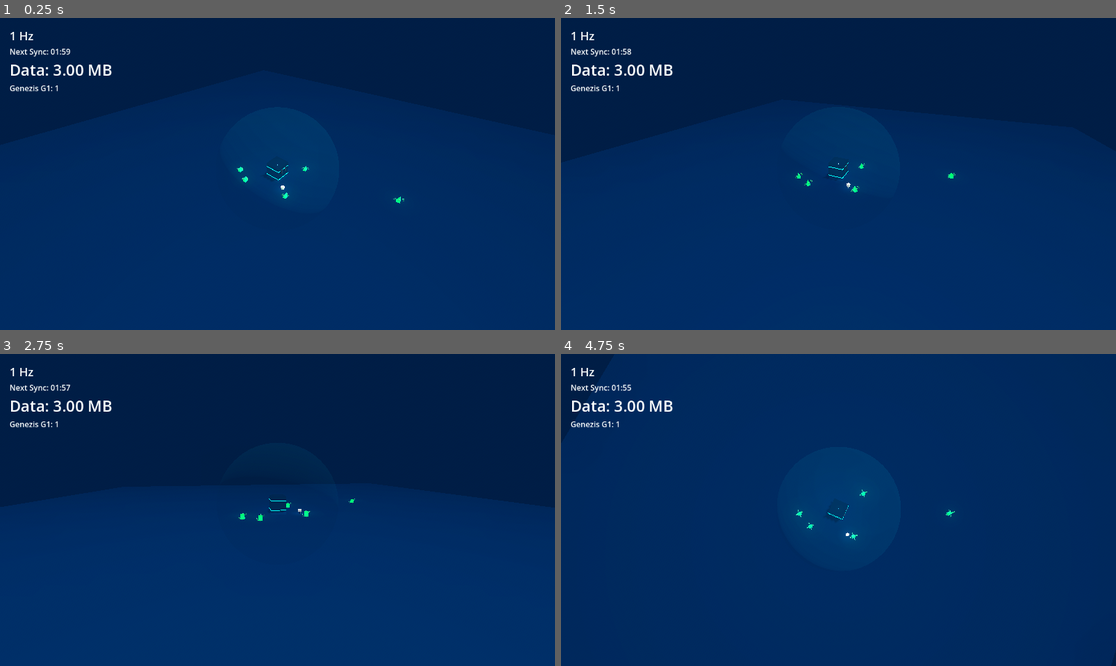
Above: before the commit, frames 1-4 (two rows, left to right).
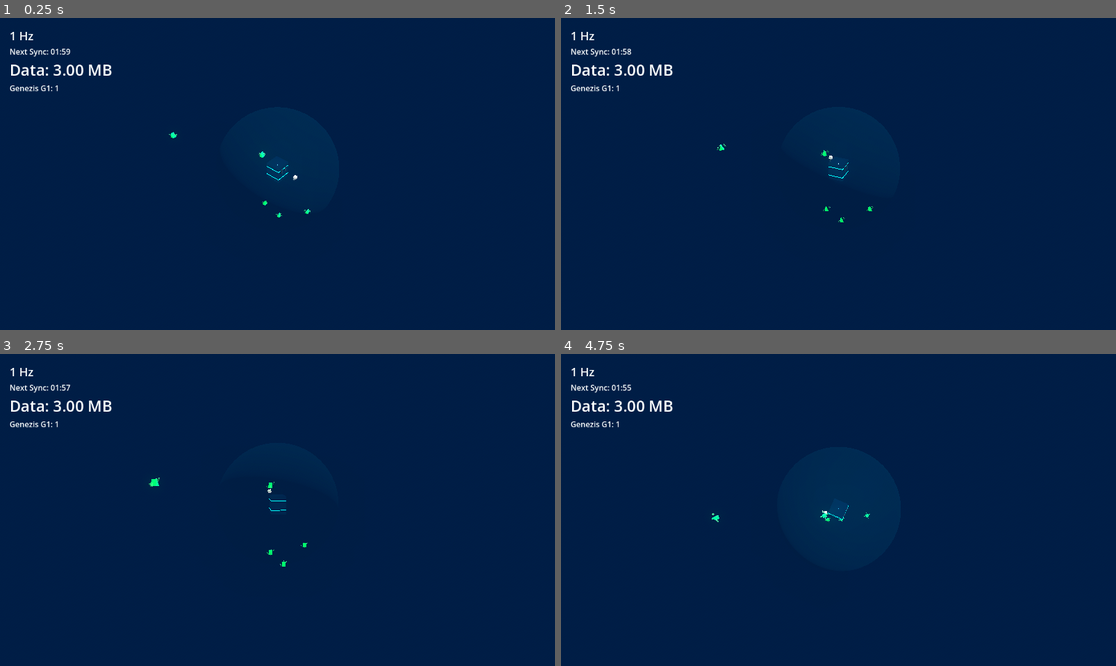
Above: after the commit, the same moments.

Repository: peterlavey/immanent
Game: Godot game, scene res://src/core/World.tscn
Two runs of this game, one before a commit and one after it. Both use one fixed random seed, a clock stepped at 60 frames per second and the inputs below.
Inputs (mouse positions are in pixels of both pictures, inside the frame that each line leads up to):
- Up to frame 1 (0.25 s): no input
- Up to frame 2 (1.5 s): move the mouse to (960, 158) at 0.52 s; click (960, 158) at 0.67 s; drag from (727, 189) to (810, 236) at 1.27 s
- Up to frame 3 (2.75 s): tap Enter at 2 s; move the mouse to (333, 441) at 2.02 s; click (333, 441) at 2.17 s
- Up to frame 4 (4.75 s): tap Space at 2.75 s; drag from (810, 572) to (672, 463) at 2.77 s; tap Enter at 3.5 s; move the mouse to (1005, 556) at 3.52 s; click (1005, 556) at 3.67 s; drag from (672, 463) to (755, 432) at 4.27 s

The runs differ from the first frame. In frame 1, 56% of the frame differs, in the area x 0-100%, y 33-100%; in frame 2, 54%; in frame 3, 51%; in frame 4, 63%, in the area x 12-88%, y 0-100%.

Commit message:
Add DefragmentationEffect and G2Projectile entities: Introduce enemy death visual effects, implement G2 projectile-based attacks, enhance environment with 3D pathfinding and space-like void

Diff:
--- a/src/core/Camera.gd
+++ b/src/core/Camera.gd
@@ -31,8 +31,8 @@
 		if event.button_mask & MOUSE_BUTTON_MASK_LEFT or event.button_mask & MOUSE_BUTTON_MASK_RIGHT or event.button_mask & MOUSE_BUTTON_MASK_MIDDLE:
 			rotation_angles.y -= event.relative.x * rotation_speed
 			rotation_angles.x -= event.relative.y * rotation_speed
-			# Clamp vertical rotation to avoid flipping or going underground
-			rotation_angles.x = clamp(rotation_angles.x, 0.2, PI/2 - 0.1)
+			# Clamp vertical rotation to avoid being exactly at poles where look_at(Vector3.UP) fails
+			rotation_angles.x = clamp(rotation_angles.x, -PI/2 + 0.1, PI/2 - 0.1)
 			_update_camera_position()
 
 func zoom(amount: float) -> void:
--- a/src/core/World.tscn
+++ b/src/core/World.tscn
@@ -69,9 +69,4 @@
 [node name="Core" parent="." instance=ExtResource("9_core_scene")]
 transform = Transform3D(1, 0, 0, 0, 1, 0, 0, 0, 1, 0, 1, 0)
 
-[node name="FloorGrid" type="CSGBox3D" parent="."]
-transform = Transform3D(1, 0, 0, 0, 1, 0, 0, 0, 1, 0, -0.5, 0)
-size = Vector3(100, 1, 100)
-material = SubResource("StandardMaterial3D_Grid")
-
 [node name="HUD" parent="." instance=ExtResource("10_hud_scene")]
--- a/src/core/WorldManager.gd
+++ b/src/core/WorldManager.gd
@@ -70,8 +70,14 @@
 
 	# Spawn at edge of FOV or random distance
 	var angle = randf() * TAU
+	var elevation = randf_range(-PI/4, PI/4) # Spread vertically
 	var distance = spawn_radius * 1.5 # Spawn outside initial view
-	enemy.global_position = Vector3(cos(angle) * distance, 2, sin(angle) * distance)
+
+	enemy.global_position = Vector3(
+		cos(angle) * cos(elevation) * distance,
+		sin(elevation) * distance,
+		sin(angle) * cos(elevation) * distance
+	)
 
 func spawn_extra_genezis_g1() -> void:
 	_spawn_genezis_g1()
@@ -149,14 +155,27 @@
 			spot.max_bytes = 1048576 # 1 MB instead of 1 KB
 			spot.scale = Vector3(1.2, 1.2, 1.2)
 
-	# Random position within range [min_dist, max_dist]
+	# Random position within range [min_dist, max_dist] in 3D
 	var angle = randf() * TAU
+	var elevation = randf_range(-PI/2, PI/2)
 	var distance = randf_range(min_dist, max_dist)
-	spot.global_position = Vector3(cos(angle) * distance, 0, sin(angle) * distance)
+	spot.global_position = Vector3(
+		cos(angle) * cos(elevation) * distance,
+		sin(elevation) * distance,
+		sin(angle) * cos(elevation) * distance
+	)
 
 func _spawn_genezis_g1() -> void:
 	if not genezis_g1_scene: return
 	var genezis = genezis_g1_scene.instantiate()
 	add_child(genezis)
-	genezis.global_position = Vector3(2, 0, 2)
+	# Random initial position in space
+	var angle = randf() * TAU
+	var elevation = randf_range(-PI/4, PI/4)
+	var distance = 5.0
+	genezis.global_position = Vector3(
+		cos(angle) * cos(elevation) * distance,
+		sin(elevation) * distance,
+		sin(angle) * cos(elevation) * distance
+	)
 	genezis_spawned.emit(genezis)
--- /dev/null
+++ b/src/entities/DefragmentationEffect.gd
@@ -0,0 +1,7 @@
+extends GPUParticles3D
+
+func _ready() -> void:
+	emitting = true
+	# Wait for lifetime + some buffer before cleaning up
+	var timer = get_tree().create_timer(lifetime + 0.5)
+	timer.timeout.connect(queue_free)
--- /dev/null
+++ b/src/entities/DefragmentationEffect.tscn
@@ -0,0 +1,41 @@
+[gd_scene load_steps=7 format=3]
+
+[ext_resource type="Script" path="res://src/entities/DefragmentationEffect.gd" id="1_script"]
+
+[sub_resource type="Curve" id="Curve_1"]
+_data = [Vector2(0, 1), 0.0, 0.0, 0, 0, Vector2(1, 0), -2.0, 0.0, 0, 0]
+point_count = 2
+
+[sub_resource type="CurveTexture" id="CurveTexture_1"]
+curve = SubResource("Curve_1")
+
+[sub_resource type="ParticleProcessMaterial" id="ParticleProcessMaterial_1"]
+direction = Vector3(0, 1, 0)
+spread = 180.0
+initial_velocity_min = 3.0
+initial_velocity_max = 6.0
+gravity = Vector3(0, -2, 0)
+scale_min = 0.2
+scale_max = 0.4
+scale_curve = SubResource("CurveTexture_1")
+color = Color(1, 0.2, 0.2, 1)
+
+[sub_resource type="StandardMaterial3D" id="StandardMaterial3D_1"]
+albedo_color = Color(1, 0, 0, 1)
+emission_enabled = true
+emission = Color(1, 0, 0, 1)
+emission_energy_multiplier = 2.0
+
+[sub_resource type="BoxMesh" id="BoxMesh_1"]
+material = SubResource("StandardMaterial3D_1")
+size = Vector3(0.5, 0.5, 0.5)
+
+[node name="DefragmentationEffect" type="GPUParticles3D"]
+emitting = false
+amount = 20
+lifetime = 1.0
+one_shot = true
+explosiveness = 1.0
+process_material = SubResource("ParticleProcessMaterial_1")
+draw_pass_1 = SubResource("BoxMesh_1")
+script = ExtResource("1_script")
--- a/src/entities/Enemy.gd
+++ b/src/entities/Enemy.gd
@@ -6,6 +6,7 @@
 
 @export var move_speed: float = 3.0
 @export var health: float = 1.0
+@export var defragmentation_scene: PackedScene = preload("res://src/entities/DefragmentationEffect.tscn")
 
 var current_state: State = State.IDLE
 var target: Node3D = null
@@ -60,5 +61,8 @@
 		_disperse()
 
 func _disperse() -> void:
-	# Add visual effect here later
+	if defragmentation_scene:
+		var effect = defragmentation_scene.instantiate()
+		get_parent().add_child(effect)
+		effect.global_position = global_position
 	queue_free()
--- /dev/null
+++ b/src/entities/G2Projectile.gd
@@ -0,0 +1,33 @@
+extends Area3D
+
+@export var speed: float = 20.0
+@export var damage: float = 1.0
+@export var lifetime: float = 2.0
+
+var _direction: Vector3 = Vector3.FORWARD
+var _timer: float = 0.0
+
+func _ready() -> void:
+	area_entered.connect(_on_area_entered)
+	body_entered.connect(_on_body_entered)
+
+func launch(pos: Vector3, dir: Vector3) -> void:
+	global_position = pos
+	_direction = dir.normalized()
+	if _direction != Vector3.ZERO:
+		look_at(global_position + _direction, Vector3.UP)
+
+func _physics_process(delta: float) -> void:
+	global_position += _direction * speed * delta
+	_timer += delta
+	if _timer >= lifetime:
+		queue_free()
+
+func _on_body_entered(body: Node) -> void:
+	if body.is_in_group("enemies") and body.has_method("take_damage"):
+		body.take_damage(damage)
+		queue_free()
+
+func _on_area_entered(_area: Area3D) -> void:
+	# For now we use body_entered for character bodies, but Area3D might be used for some targets.
+	pass
--- /dev/null
+++ b/src/entities/G2Projectile.tscn
@@ -0,0 +1,26 @@
+[gd_scene load_steps=5 format=3]
+
+[ext_resource type="Script" path="res://src/entities/G2Projectile.gd" id="1_script"]
+
+[sub_resource type="SphereShape3D" id="SphereShape3D_1"]
+radius = 0.2
+
+[sub_resource type="StandardMaterial3D" id="StandardMaterial3D_1"]
+albedo_color = Color(1.5, 1.5, 0.0, 1) # Over-bright yellow
+emission_enabled = true
+emission = Color(1, 1, 0, 1)
+emission_energy_multiplier = 2.0
+
+[sub_resource type="SphereMesh" id="SphereMesh_1"]
+material = SubResource("StandardMaterial3D_1")
+radius = 0.1
+height = 0.2
+
+[node name="G2Projectile" type="Area3D"]
+script = ExtResource("1_script")
+
+[node name="CollisionShape3D" type="CollisionShape3D" parent="."]
+shape = SubResource("SphereShape3D_1")
+
+[node name="MeshInstance3D" type="MeshInstance3D" parent="."]
+mesh = SubResource("SphereMesh_1")
--- a/src/entities/GenezisG1.gd
+++ b/src/entities/GenezisG1.gd
@@ -100,10 +100,15 @@
 
 	if closest_spot:
 		target_data_spot = closest_spot
-		# Calculate a surrounding offset based on instance ID to keep it stable
+		# Calculate a surrounding offset in 3D
 		var angle = (get_instance_id() % 360) * (PI / 180.0)
-		var radius = 1.2 # Distance from the data spot center
-		target_offset = Vector3(cos(angle) * radius, 0, sin(angle) * radius)
+		var elevation = (get_instance_id() % 180 - 90) * (PI / 180.0)
+		var radius = 1.2
+		target_offset = Vector3(
+			cos(angle) * cos(elevation) * radius,
+			sin(elevation) * radius,
+			sin(angle) * cos(elevation) * radius
+		)
 		current_state = State.MOVING_TO_DATA
 
 func move_towards(target_pos: Vector3, delta: float) -> void:
--- a/src/entities/GenezisG2.gd
+++ b/src/entities/GenezisG2.gd
@@ -8,6 +8,8 @@
 @export var patrol_radius: float = 15.0
 @export var detection_radius: float = 10.0
 @export var attack_damage: float = 1.0
+@export var projectile_scene: PackedScene = preload("res://src/entities/G2Projectile.tscn")
+@export var attack_cooldown: float = 0.5
 
 var current_state: State = State.PATROL
 var core_node: Node3D = null
@@ -15,6 +17,7 @@
 var threat_target: Node3D = null
 var patrol_target: Vector3 = Vector3.ZERO
 var _wait_timer: float = 0.0
+var _attack_timer: float = 0.0
 
 func _ready() -> void:
 	add_to_group("genezis_g2")
@@ -41,7 +44,7 @@
 
 		State.PROTECT_CORE:
 			if is_instance_valid(core_node):
-				var target_pos = core_node.global_position + Vector3(0, 2, 0)
+				var target_pos = core_node.global_position + Vector3(0, 3, 0) # Float above core
 				move_towards(target_pos, delta)
 
 		State.PROTECT_G1:
@@ -84,17 +87,32 @@
 		current_state = State.INTERCEPT_THREAT
 
 func _attack_threat(delta: float) -> void:
-	if is_instance_valid(threat_target) and threat_target.has_method("take_damage"):
-		# Attack speed: e.g., 2 times per second
-		threat_target.take_damage(attack_damage * delta * 2.0)
+	if is_instance_valid(threat_target):
+		_attack_timer += delta
+		if _attack_timer >= attack_cooldown:
+			_shoot()
+			_attack_timer = 0.0
+
 		# Face threat
 		look_at(threat_target.global_position, Vector3.UP)
 		# Maintain small distance
-		if global_position.distance_to(threat_target.global_position) > 1.5:
+		if global_position.distance_to(threat_target.global_position) > 5.0:
 			move_towards(threat_target.global_position, delta)
+		elif global_position.distance_to(threat_target.global_position) < 3.0:
+			# Back away slightly if too close
+			var dir = (global_position - threat_target.global_position).normalized()
+			move_towards(global_position + dir * 2.0, delta)
 	else:
 		threat_target = null
 		current_state = State.PATROL
+
+func _shoot() -> void:
+	if not projectile_scene or not is_instance_valid(threat_target): return
+	var p = projectile_scene.instantiate()
+	get_parent().add_child(p)
+	var dir = (threat_target.global_position - global_position).normalized()
+	p.launch(global_position + dir * 1.0, dir)
+	p.damage = attack_damage
 
 func _set_new_patrol_target() -> void:
 	var center = Vector3.ZERO
@@ -102,8 +120,13 @@
 		center = core_node.global_position
 
 	var angle = randf() * TAU
+	var elevation = randf_range(-PI/4, PI/4)
 	var dist = randf() * patrol_radius
-	patrol_target = center + Vector3(cos(angle) * dist, 2.0, sin(angle) * dist)
+	patrol_target = center + Vector3(
+		cos(angle) * cos(elevation) * dist,
+		sin(elevation) * dist,
+		sin(angle) * cos(elevation) * dist
+	)
 
 func move_towards(target_pos: Vector3, delta: float) -> void:
 	var direction = (target_pos - global_position).normalized()
Not shown, added: src/entities/DefragmentationEffect.gd.uid
Not shown, added: src/entities/G2Projectile.gd.uid
Not shown, changed: docs/tasks.md
